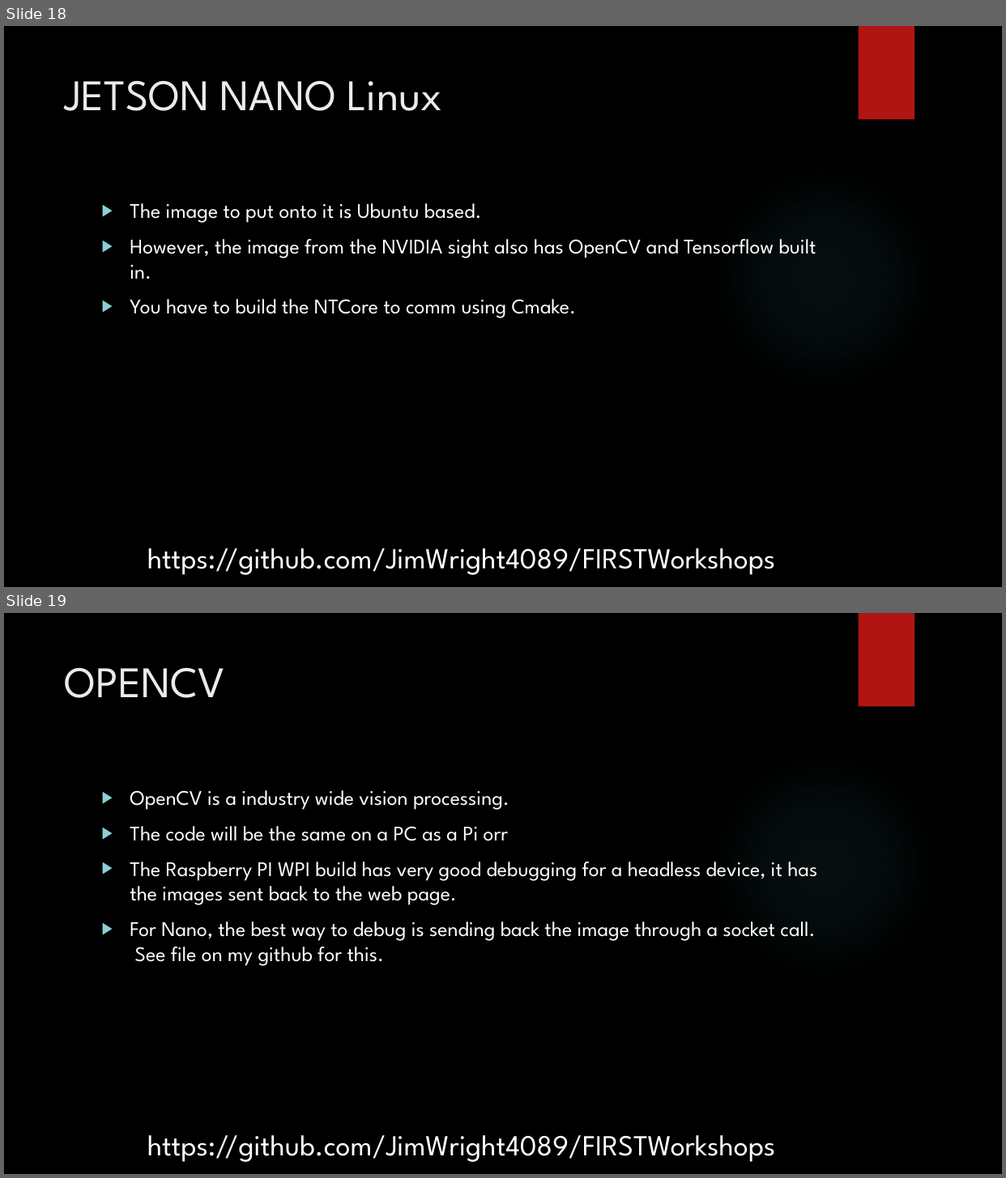
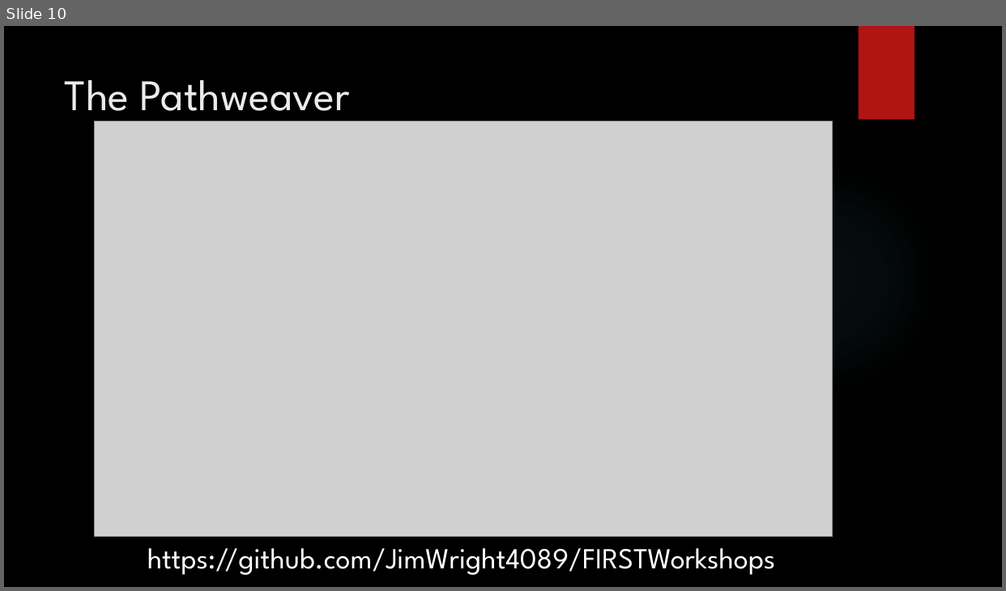
Before and after one commit to JimWright4089/FIRSTWorkshops, a slide deck: FRC/2019/Pathfinding/Pathfinding.pptx. Shown one above the other, each under a label of ours: slides 18 and 19 before the commit, slide 10 after it. The pictures are 1006x1178 and 1006x591 pixels, drawn with LibreOffice and Linux fonts; fonts in the diff are those of the drawing; grey boxes stand for pictures; background and template pictures are left out. Boxes give left, top, right and bottom in pixels: in the first picture for what was removed or moved away, otherwise in the second. Text is boxed around its words. In the diff, an @@ line names an element or a change of style, - is before the commit and + after.

```diff
--- a/FRC/2019/Pathfinding/Pathfinding.pptx
+++ b/FRC/2019/Pathfinding/Pathfinding.pptx
@@ slide 19 removed at bbox=[4, 613, 1002, 1174], background picture (left out); not listed: 2 template elements that a slide beside it also shows @@
@@ title removed at bbox=[65, 667, 225, 698] @@
-OPENCV
@@ text removed at bbox=[130, 790, 817, 966] @@
-▶ OpenCV is a industry wide vision processing.
-▶ The code will be the same on a PC as a Pi orr
-▶ The Raspberry PI WPI build has very good debugging for a headless device, it has the images sent back to the web page.
-▶ For Nano, the best way to debug is sending back the image through a socket call. See file on my github for this.
@@ text removed at bbox=[147, 1135, 775, 1162] @@
-https://github.com/JimWright4089/FIRSTWorkshops
@@ what was slide 18 is now slide 10 @@
@@ slide 10 changed as well @@
@@ title at bbox=[65, 80, 350, 123]: text changed @@
-JETSON NANO Linux
+The Pathweaver
@@ picture added at bbox=[95, 122, 833, 537] @@
@@ text removed at bbox=[130, 203, 816, 318] @@
-▶ The image to put onto it is Ubuntu based.
-▶ However, the image from the NVIDIA sight also has OpenCV and Tensorflow built in.
-▶ You have to build the NTCore to comm using Cmake.
```
Also in this commit, not shown: 10 other slides changed, 13 slides added, 8 other slides removed.
